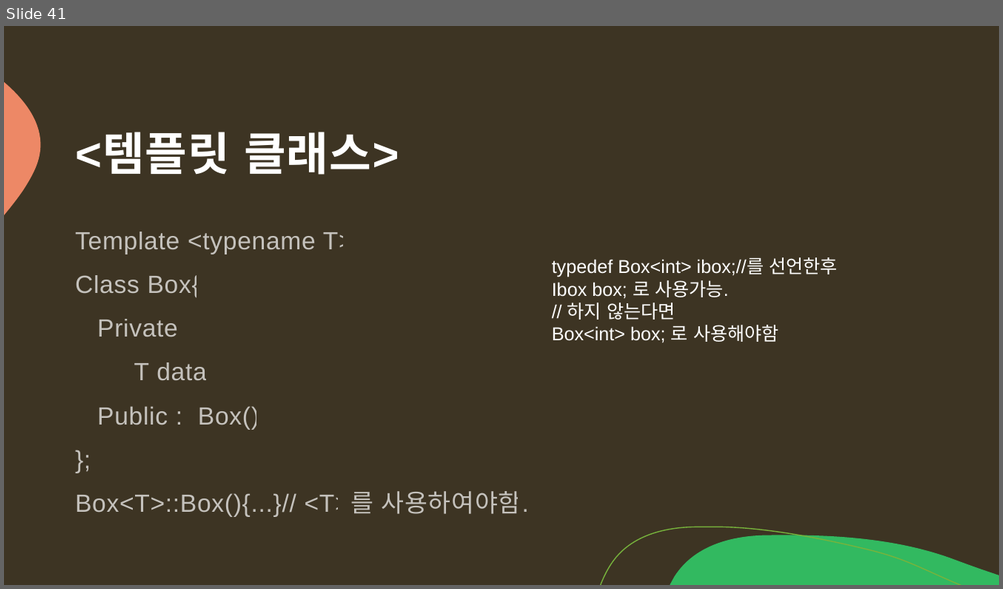
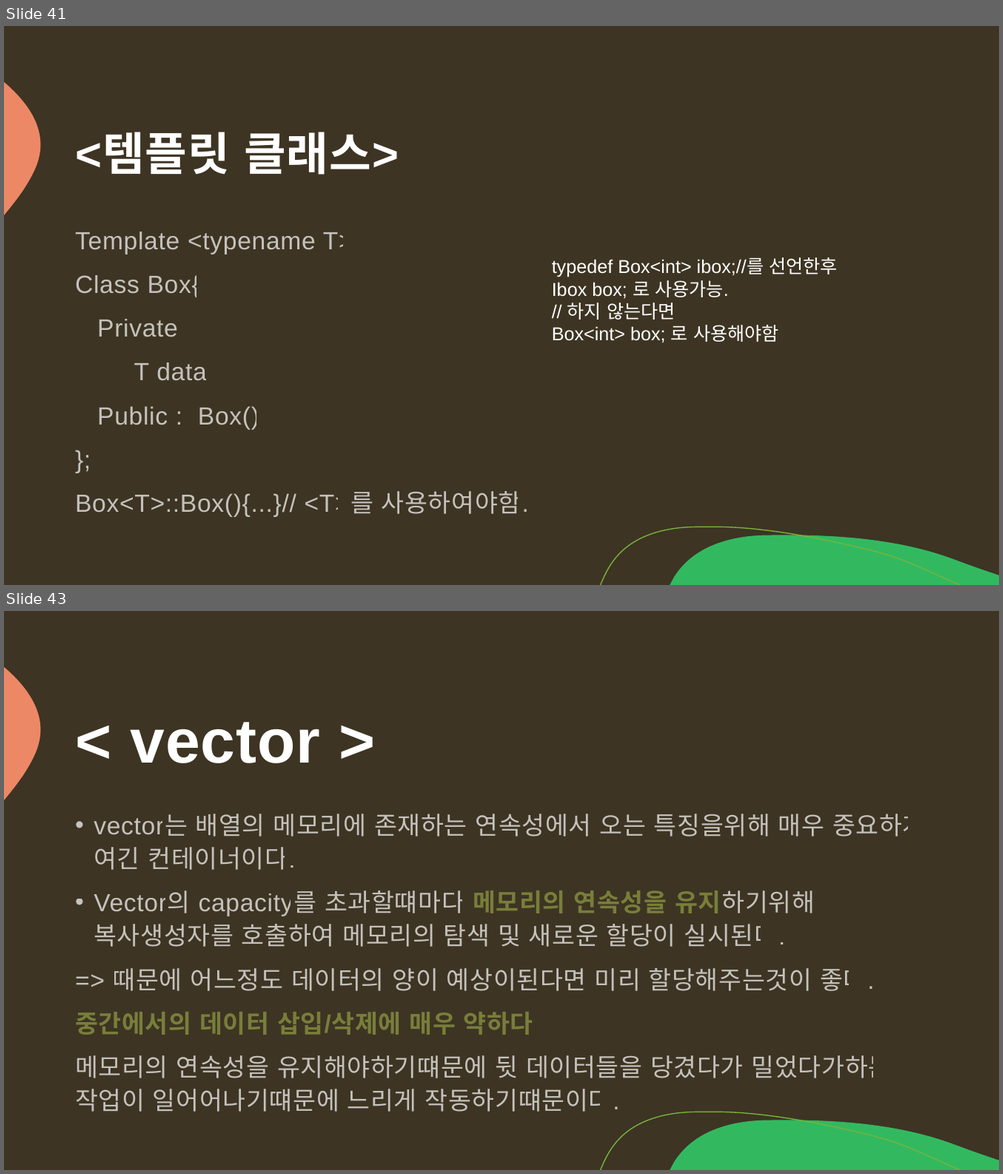
Before and after one commit to arkchimy/_Algorithm, a slide deck: 전공지식/C언어의 기초/C언어 기초지식.pptx. Shown one above the other, each under a label of ours: slide 41 before the commit, slides 41 and 43 after it; the slides between them are not shown. The pictures are 1003x589 and 1003x1174 pixels, drawn with LibreOffice and Linux fonts; fonts in the diff are those of the drawing. Boxes give left, top, right and bottom in pixels: in the first picture for what was removed or moved away, otherwise in the second. Text is boxed around its words. In the diff, an @@ line names an element or a change of style, - is before the commit and + after.

Commit message:
[c++ 지식 ] 순차,연관 컨테이너 & iterator

```diff
--- a/전공지식/C언어의 기초/C언어 기초지식.pptx
+++ b/전공지식/C언어의 기초/C언어 기초지식.pptx
@@ slide 43 added at (4, 611, 999, 1170), background #3D3423; not listed: 3 template elements that a slide beside it also shows @@
@@ title added at (130, 722, 320, 763), 60 pt, text #FFFFFF, bold @@
+< vector >
@@ text added at (75, 814, 925, 1112), 24 pt, text #FFFFFF at 70% opacity @@
+• vector는 배열의 메모리에 존재하는 연속성에서 오는 특징을위해 매우 중요하게 여긴 컨테이너이다.
+• Vector의 capacity를 초과할떄마다 메모리의 연속성을 유지하기위해 복사생성자를 호출하여 메모리의 탐색 및 새로운 할당이 실시된다.
+=> 때문에 어느정도 데이터의 양이 예상이된다면 미리 할당해주는것이 좋다.
+중간에서의 데이터 삽입/삭제에 매우 약하다
+메모리의 연속성을 유지해야하기떄문에 뒷 데이터들을 당겼다가 밀었다가하는 작업이 일어어나기떄문에 느리게 작동하기떄문이다.
```
Also in this commit, not shown: 6 other slides added.
